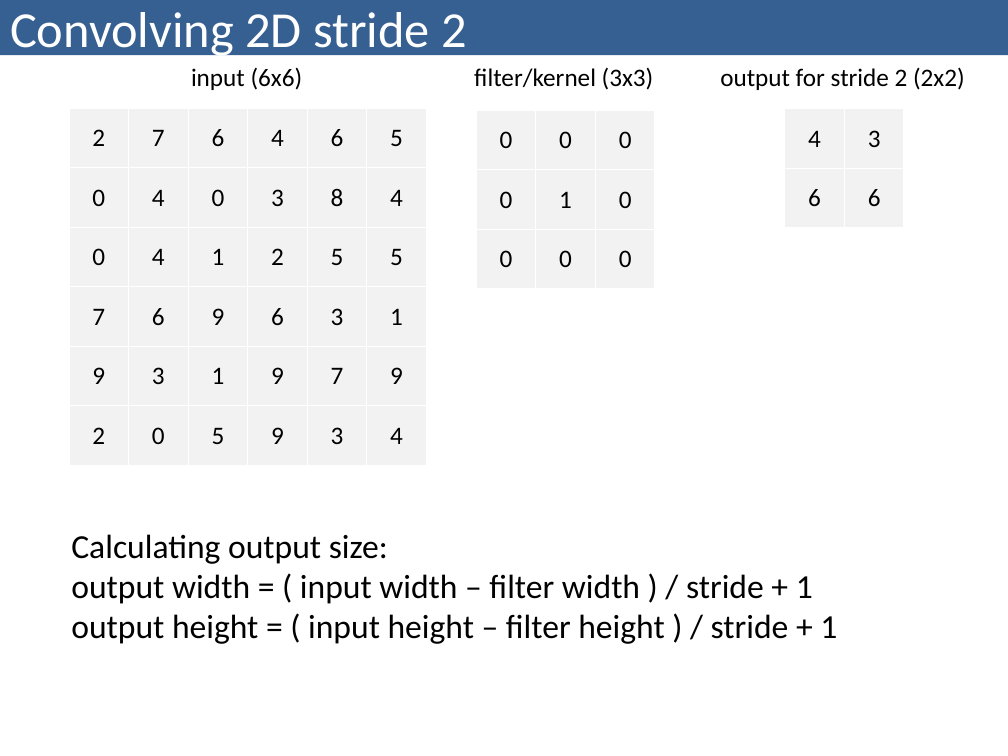
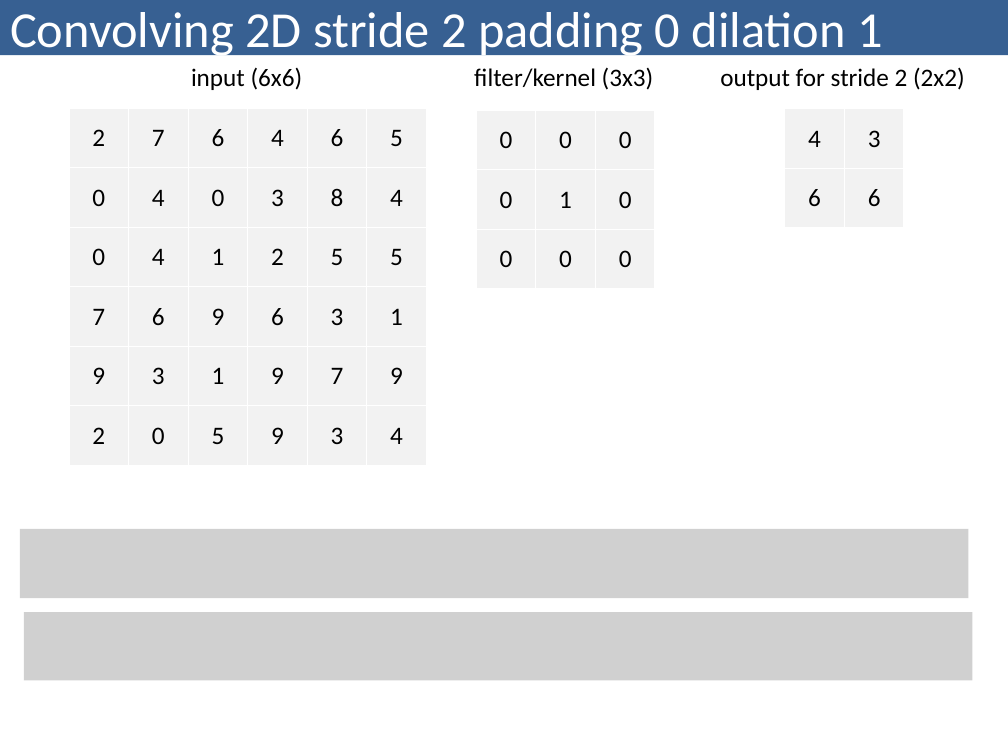
Before and after one commit to bzitko/nlp_repo, a slide deck: slide 12 of slides/nlp p03 feed forward networks/nlp p03.4 convolutional neural network.pptx (slide 6 before the commit). Drawn at 1008x756 pixels with LibreOffice and Linux fonts; fonts in the diff are those of the drawing; grey boxes stand for pictures. Boxes give left, top, right and bottom in pixels: in the first picture for what was removed or moved away, otherwise in the second. Text is boxed around its words. In the diff, an @@ line names an element or a change of style, - is before the commit and + after.

```diff
--- a/slides/nlp p03 feed forward networks/nlp p03.4 convolutional neural network.pptx
+++ b/slides/nlp p03 feed forward networks/nlp p03.4 convolutional neural network.pptx
@@ title at (10,12,883,59): text changed @@
-Convolving 2D stride 2
+Convolving 2D stride 2 padding 0 dilation 1
@@ picture added at (20,529,969,599) @@
@@ text removed at (71,534,837,644) @@
-Calculating output size:
-output width = ( input width – filter width ) / stride + 1
-output height = ( input height – filter height ) / stride + 1
@@ picture added at (24,612,973,680) @@
```
Also in this commit, not shown: 9 other slides changed, 14 slides added, 1 other file.
